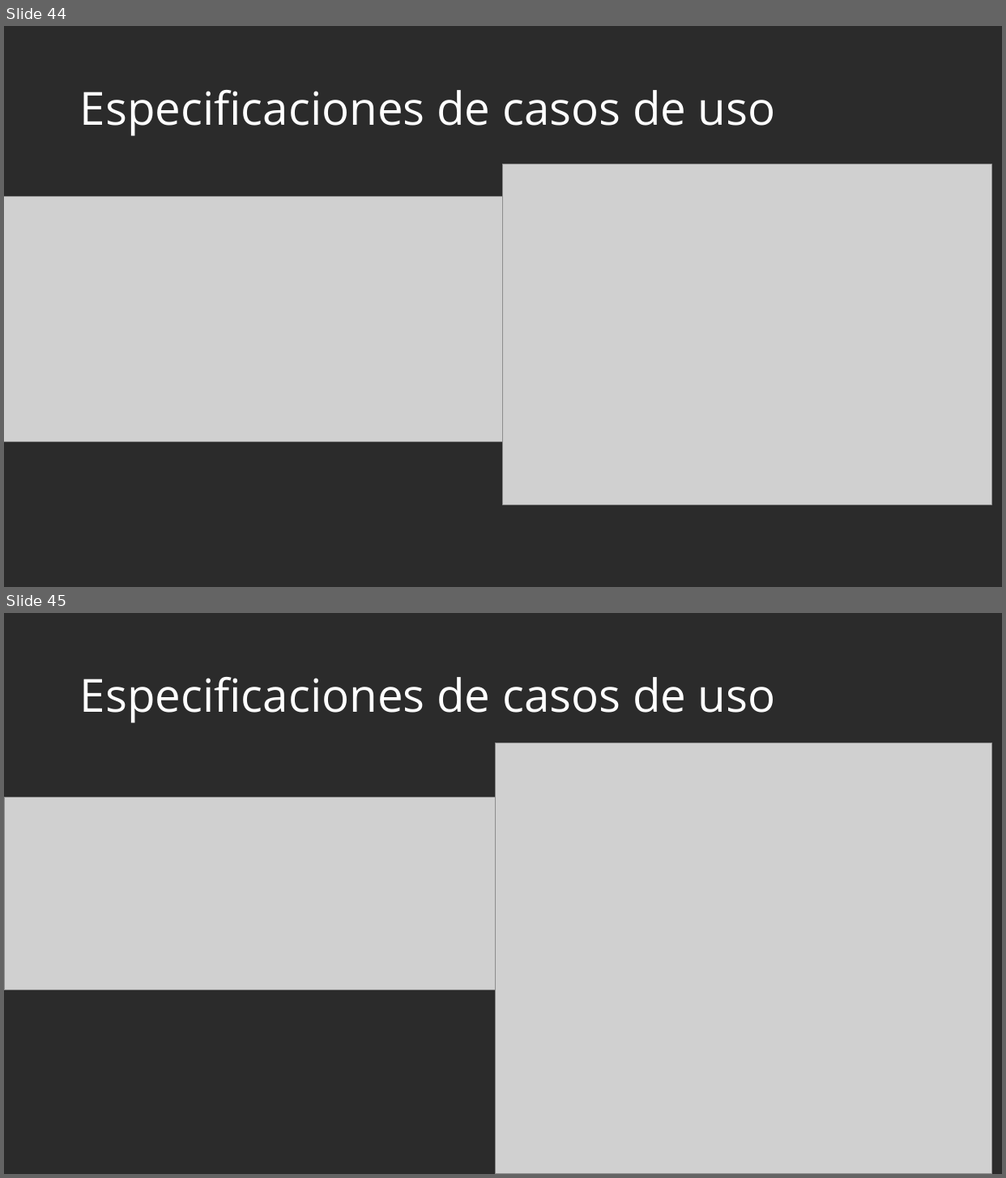
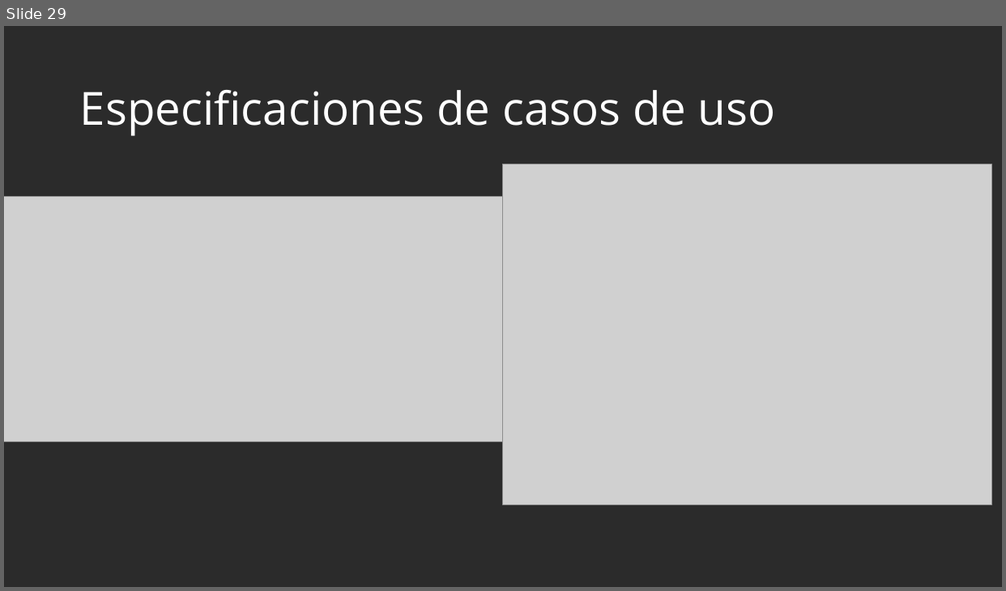
Before and after one commit to AlejandroMadrigalDev/Sistema_Gestion_Servicios_Tecnicos, a slide deck: _docs/Trimestre_2/00_Contextualizacion/7. Presentación.pptx. Shown one above the other, each under a label of ours: slides 44 and 45 before the commit, slide 29 after it. The pictures are 1006x1178 and 1006x591 pixels, drawn with LibreOffice and Linux fonts; fonts in the diff are those of the drawing; grey boxes stand for pictures; background and template pictures are left out; a plain dark background stands for a picture behind light text. Boxes give left, top, right and bottom in pixels: in the first picture for what was removed or moved away, otherwise in the second. Text is boxed around its words. In the diff, an @@ line names an element or a change of style, - is before the commit and + after.

```diff
--- a/_docs/Trimestre_2/00_Contextualizacion/7. Presentación.pptx
+++ b/_docs/Trimestre_2/00_Contextualizacion/7. Presentación.pptx
@@ slide 45 removed at <box>4,613,1002,1174</box>, background picture (left out) @@
@@ title removed at <box>80,677,776,723</box> @@
-Especificaciones de casos de uso
@@ picture removed at <box>495,743,992,1174</box> @@
@@ picture removed at <box>4,797,495,990</box> @@
@@ what was slide 44 is now slide 29 @@
```
Also in this commit, not shown: 1 slide changed, 9 slides added, 26 other slides removed, 1 other file.
